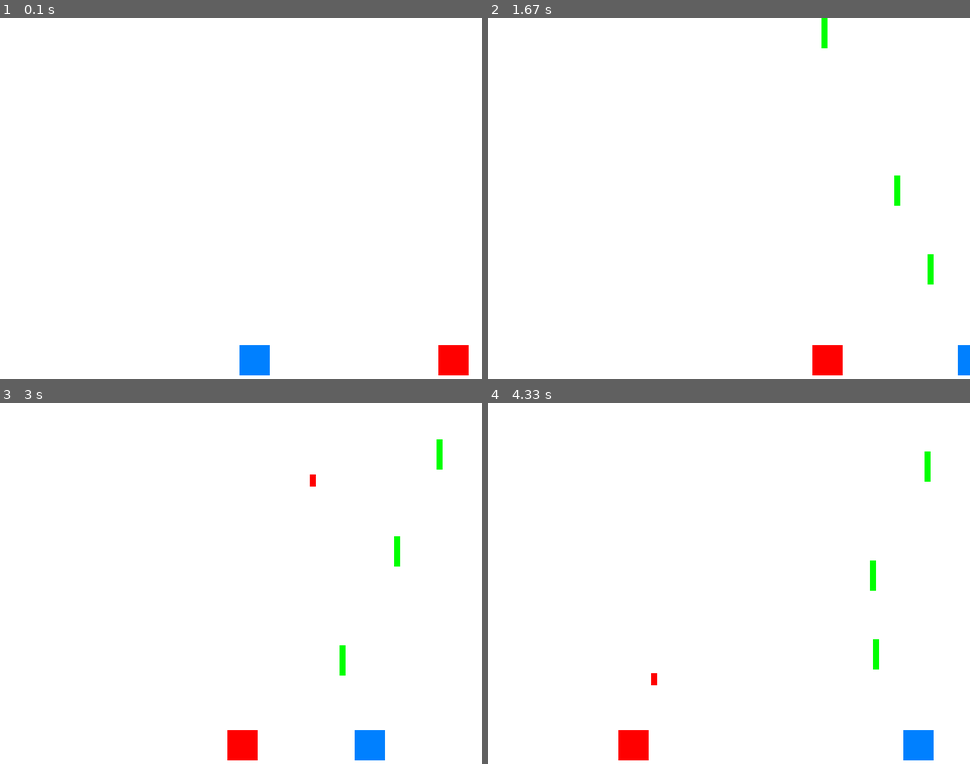
Above: before the commit, frames 1-4 (two rows, left to right).
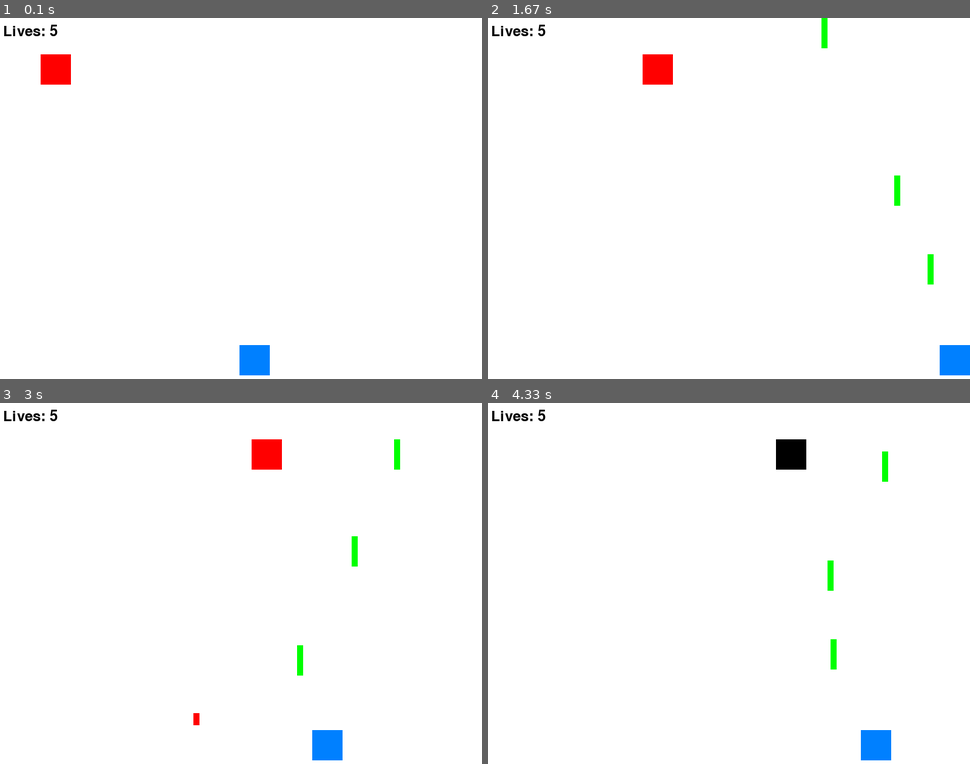
Above: after the commit, the same moments.

Repository: cerritej/8bit-py-game
Game: pygame game, started from src/main.py
Same seed, same stepped clock (60 frames per second), same inputs: the game is played once before the commit and once after it.
Inputs:
- Up to frame 1 (0.1 s): no input
- Up to frame 2 (1.67 s): hold Space 0.33-0.8 s; hold Right 0.33-0.8 s; hold Right 0.83-1.3 s; tap Space at 0.9, 1.2, 1.4 s; hold Right from 1.33 s (still down)
- Up to frame 3 (3 s): tap Space at 1.7, 1.9, 2.2, 2.47, 2.77, 2.9 s; release Right at 1.8 s; hold Left 1.83-2.37 s; hold Left 2.4-2.8 s; hold Right from 2.83 s (still down)
- Up to frame 4 (4.33 s): tap Space at 3.2, 3.57, 3.87, 4.07 s; release Right at 3.47 s; hold Left 3.5-3.97 s; hold Right from 4 s (still down)

The runs differ from the first frame. In frame 1, 1.2% of the frame differs, in the area x 0-98%, y 1-99%; in frame 2, 1.5%; in frame 3, 3.0%, in the area x 0-92%, y 1-99%; in frame 4, 2.9%.

Commit message:
more functionality

Diff:
--- a/src/enemy.py
+++ b/src/enemy.py
@@ -1,65 +1,126 @@
-# enemy.py
 import pygame
 from projectile import Projectile
 
 class Enemy:
     def __init__(self, x, y, width, height, speed, shoot_rate):
-        self.x = x
-        self.y = y
-        self.width = width
-        self.height = height
-        self.speed = speed
-        self.shoot_rate = shoot_rate
-        self.last_shot_time = 0
-        self.is_alive = True  # New state to track whether the enemy is alive
-        self.color = (255, 0, 0)  # Initial color
-        self.destroyed_time = None  # Time when the enemy was destroyed
+        self.__x = x
+        self.__y = y
+        self.__width = width
+        self.__height = height
+        self.__speed = speed
+        self.__shoot_rate = shoot_rate
+        self.__last_shot_time = 0
+        self.__is_alive = True
+        self.__color = (255, 0, 0)
+        self.__destroyed_time = None
+        self.__direction = -1
+
+    @property
+    def x(self):
+        return self.__x
+
+    @x.setter
+    def x(self, new_x):
+        self.__x = new_x
+
+    @property
+    def y(self):
+        return self.__y
+
+    @y.setter
+    def y(self, new_y):
+        self.__y = new_y
+
+    @property
+    def width(self):
+        return self.__width
+
+    @width.setter
+    def width(self, new_width):
+        self.__width = new_width
+
+    @property
+    def height(self):
+        return self.__height
+
+    @height.setter
+    def height(self, new_height):
+        self.__height = new_height
+
+    @property
+    def speed(self):
+        return self.__speed
+
+    @speed.setter
+    def speed(self, new_speed):
+        self.__speed = new_speed
+
+    @property
+    def shoot_rate(self):
+        return self.__shoot_rate
+
+    @shoot_rate.setter
+    def shoot_rate(self, new_shoot_rate):
+        self.__shoot_rate = new_shoot_rate
+
+    @property
+    def is_alive(self):
+        return self.__is_alive
+
+    @is_alive.setter
+    def is_alive(self, new_is_alive):
+        self.__is_alive = new_is_alive
+
+    def get_color(self):
+        return self.__color
+
+    def get_destroyed_time(self):
+        return self.__destroyed_time
 
     def move(self):
-        if self.is_alive:
-            self.x += self.speed
+        if self.__is_alive:
+            self.__x += self.__speed * self.__direction
 
-            # Adjust the y-coordinate to move along the top side of the screen
-            self.y = max(self.y, 0)
+            if self.__x < 0 or self.__x > pygame.display.get_surface().get_width() - self.__width:
+                self.__direction *= -1
+                self.__x = max(0, min(self.__x, pygame.display.get_surface().get_width() - self.__width))
 
-            # If the enemy reaches the left side, reset its position to the right
-            if self.x < 0:
-                self.x = pygame.display.get_surface().get_width()
-                self.y = pygame.display.get_surface().get_height() // 4  # Adjust as needed
-        elif self.destroyed_time is not None:
-            # Check if it's been 1 second since the enemy was destroyed
+            self.__y = max(self.__y, 0)
+
+            if self.__x < 0:
+                self.__x = pygame.display.get_surface().get_width()
+                self.__y = pygame.display.get_surface().get_height() // 4
+        elif self.__destroyed_time is not None:
             current_time = pygame.time.get_ticks()
-            time_since_destroyed = current_time - self.destroyed_time
+            time_since_destroyed = current_time - self.__destroyed_time
             if time_since_destroyed >= 1000:
-                # If 1 second has passed, mark the enemy as no longer alive
-                self.is_alive = False
+                self.__is_alive = False
 
     def shoot_projectile(self):
-        if self.is_alive:
+        if self.__is_alive:
             current_time = pygame.time.get_ticks()
-            time_since_last_shot = current_time - self.last_shot_time
+            time_since_last_shot = current_time - self.__last_shot_time
 
-            if time_since_last_shot > self.shoot_rate:
-                # Create a projectile and return it
-                projectile = Projectile(x=self.x + self.width // 2 - 5,
-                                        y=self.y + self.height,
+            if time_since_last_shot > self.__shoot_rate:
+                projectile = Projectile(x=self.__x + self.__width // 2 - 5,
+                                        y=self.__y - 20,
                                         width=10,
-                                        height=20,  # Adjust the height as needed
-                                        speed=8,   # Adjust the speed as needed
-                                        length=20)  # Adjust the length as needed
-                self.last_shot_time = current_time
+                                        height=20,
+                                        speed=8,
+                                        length=20,
+                                        direction="down")
+                self.__last_shot_time = current_time
                 return projectile
             else:
                 return None
 
     def is_hit(self, projectile):
-        # Check if the enemy is hit by a projectile
-        if self.is_alive:
-            hit_condition = (self.x < projectile.x < self.x + self.width) and (self.y < projectile.y < self.y + self.height)
+        if self.__is_alive:
+            hit_condition = (self.__x < projectile.x < self.__x + self.__width) and (self.__y < projectile.y < self.__y + self.__height)
             if hit_condition:
-                self.is_alive = False
-                self.color = (0, 0, 0)  # Change color to black
-                self.destroyed_time = pygame.time.get_ticks()  # Record the time when the enemy was destroyed
+                self.__is_alive = False
+                self.__color = (0, 0, 0)
+                self.__destroyed_time = pygame.time.get_ticks()
             return hit_condition
         else:
             return False
--- a/src/main.py
+++ b/src/main.py
@@ -1,4 +1,3 @@
-# main.py
 import pygame
 import sys
 from spaceship import Spaceship
@@ -12,14 +11,19 @@
     screen = pygame.display.set_mode((width, height))
     pygame.display.set_caption("8bit Game")
     white = (255, 255, 255)
+    black = (0, 0, 0)
 
-    player_spaceship = Spaceship(name="Player", x=width // 2, y=height - 60, width=50, height=50)
+    player_spaceship = Spaceship(name="Player", x=width // 2, y=height - 60, width=50, height=50, lives=5)
 
     # Create lists to store projectiles for both player and enemy
     player_projectiles = []
     enemy_projectiles = []
 
-    enemy = Enemy(x=width - 60, y=height - 60, width=50, height=50, speed=-2, shoot_rate=2000)  # Adjust speed and shoot_rate as needed
+    enemy = Enemy(x=60, y=60, width=50, height=50, speed=-2,
+                  shoot_rate=2000)  # Adjust speed and shoot_rate as needed
+
+    # Font for displaying text
+    font = pygame.font.Font(None, 36)
 
     clock = pygame.time.Clock()
 
@@ -47,7 +51,8 @@
                                             width=10,
                                             height=player_spaceship.height,
                                             speed=10,
-                                            length=player_spaceship.height)
+                                            length=player_spaceship.height,
+                                            direction="up")
                 player_projectiles.append(new_projectile)
                 last_player_shot_time = current_time
 
@@ -76,7 +81,7 @@
                          (player_spaceship.x, player_spaceship.y, player_spaceship.width, player_spaceship.height))
 
         # Draw the enemy with the updated color
-        pygame.draw.rect(screen, enemy.color, (enemy.x, enemy.y, enemy.width, enemy.height))
+        pygame.draw.rect(screen, enemy.get_color(), (enemy.x, enemy.y, enemy.width, enemy.height))
 
         # Draw projectiles
         for projectile in player_projectiles:
@@ -84,6 +89,10 @@
         for projectile in enemy_projectiles:
             pygame.draw.rect(screen, (255, 0, 0), (projectile.x, projectile.y, projectile.width, projectile.length))
 
+        # Draw player lives
+        lives_text = font.render(f"Lives: {player_spaceship.lives}", True, black)
+        screen.blit(lives_text, (10, 10))  # Adjust the position as needed
+
         pygame.display.flip()
         clock.tick(60)
 
--- a/src/projectile.py
+++ b/src/projectile.py
@@ -1,18 +1,21 @@
 # projectile.py
 import pygame
 
-
 class Projectile:
-    def __init__(self, x, y, width, height, speed, length):
+    def __init__(self, x, y, width, height, speed, length, direction):
         self.x = x
         self.y = y
         self.width = width
         self.height = height
         self.speed = speed
         self.length = length
+        self.direction = direction  # New parameter to store the direction of the projectile
 
     def move(self):
-        self.y -= self.speed
+        if self.direction == "up":
+            self.y -= self.speed
+        elif self.direction == "down":
+            self.y += self.speed
 
     def draw(self, screen):
         pygame.draw.rect(screen, (255, 0, 0), (self.x, self.y, self.width, self.length))
--- a/src/spaceship.py
+++ b/src/spaceship.py
@@ -1,10 +1,11 @@
 class Spaceship:
-    def __init__(self, name, x, y, width, height):
+    def __init__(self, name, x, y, width, height, lives=5):
         self.__name = name
         self.__x = x
         self.__y = y
         self.__width = width
         self.__height = height
+        self.__lives = lives
 
     @property
     def name(self):
@@ -52,6 +53,28 @@
     def height(self, height):
         self.__height = height
 
+    @property
+    def lives(self):
+        return self.__lives
+
+    @lives.setter
+    def lives(self, new_lives):
+        if new_lives < 0:
+            raise ValueError("Lives cannot be negative.")
+        self.__lives = new_lives
+
+    def decrement_lives(self):
+        if self.__lives > 0:
+            self.__lives -= 1
+
+    def increment_lives(self):
+        if self.__lives > 0:
+            self.__lives += 1
+
     def move(self, dx, dy):
-        self.__x += dx
+        # Ensure the spaceship stays within the screen boundaries in the x-direction
+        new_x = self.__x + dx
+        if 0 <= new_x <= (800 - self.__width):  # Max x-bounds, dependent on the screen width
+            self.__x = new_x
+
         self.__y += dy
